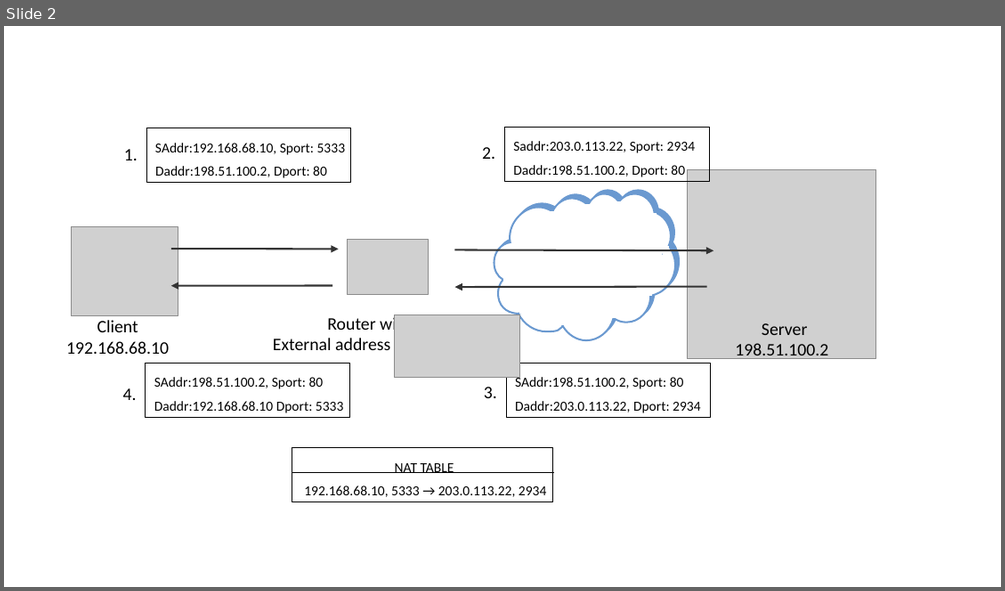
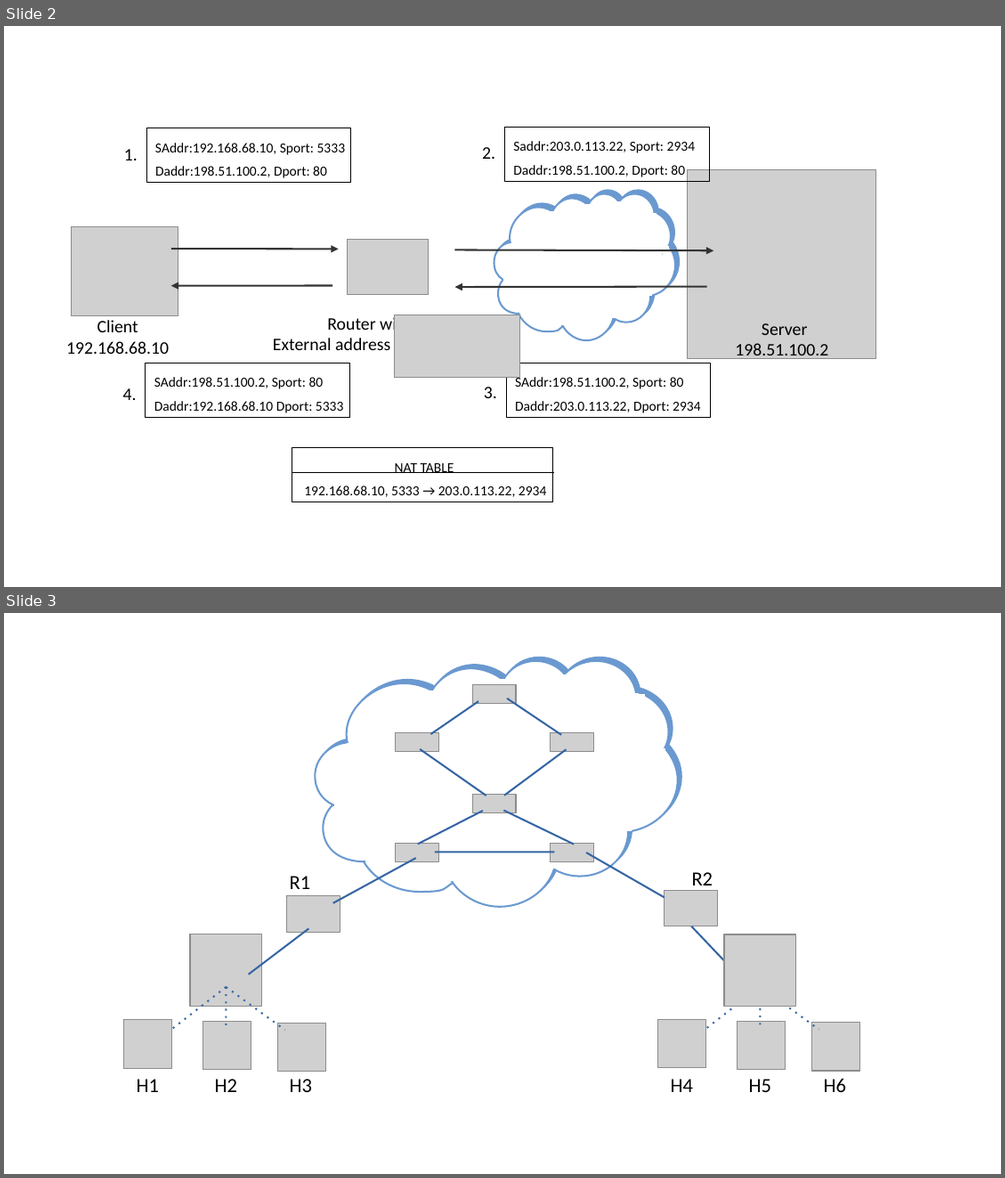
Before and after one commit to SystemsApproach/7E, a slide deck: federation/figures/federation.odp. Shown one above the other, each under a label of ours: slide 2 before the commit, slides 2 and 3 after it. The pictures are 1005x591 and 1005x1178 pixels, drawn with LibreOffice and Linux fonts; fonts in the diff are those of the drawing; grey boxes stand for pictures. Boxes give left, top, right and bottom in pixels: in the first picture for what was removed or moved away, otherwise in the second. Text is boxed around its words. In the diff, an @@ line names an element or a change of style, - is before the commit and + after.

```diff
--- a/federation/figures/federation.odp
+++ b/federation/figures/federation.odp
@@ slide 3 added at (4,613,1001,1174), background #FFFFFF @@
@@ group added at (316,661,678,907): 21 rectangles, 7 lines, 6 pictures, 1 freeform shape @@
@@ line added from (664, 897) to (587, 852), #3465A4 1.45 pt @@
@@ text added at (290,876,311,889), 16 pt, text #000000 @@
+R1
@@ line added from (333, 903) to (415, 858), #3465A4 1.45 pt @@
@@ text added at (692,872,713,892), 16 pt, text #000000 @@
+R2
@@ picture added at (286,896,340,933) @@
@@ picture added at (664,890,718,926) @@
@@ line added from (248, 974) to (309, 929), #3465A4 1.45 pt @@
@@ line added from (691, 926) to (735, 971), #3465A4 1.45 pt @@
@@ picture added at (190,934,262,1005) @@
@@ picture added at (724,934,795,1005) @@
@@ line added from (226, 987) to (172, 1030), #3465A4 1.45 pt dashed @@
@@ line added from (226, 987) to (285, 1030), #3465A4 1.45 pt dashed @@
@@ line added from (226, 987) to (226, 1030), #3465A4 1.45 pt dashed @@
@@ line added from (760, 987) to (706, 1028), #3465A4 1.45 pt dashed @@
@@ line added from (760, 987) to (819, 1030), #3465A4 1.45 pt dashed @@
@@ line added from (760, 987) to (760, 1028), #3465A4 1.45 pt dashed @@
@@ picture added at (124,1020,172,1068) @@
@@ picture added at (203,1021,251,1069) @@
@@ picture added at (278,1022,326,1070) @@
@@ picture added at (658,1019,706,1067) @@
@@ picture added at (736,1021,785,1069) @@
@@ picture added at (812,1022,859,1070) @@
@@ text added at (137,1078,159,1092), 16 pt, text #000000 @@
+H1
@@ text added at (215,1078,237,1092), 16 pt, text #000000 @@
+H2
@@ text added at (290,1078,312,1092), 16 pt, text #000000 @@
+H3
@@ text added at (671,1078,693,1092), 16 pt, text #000000 @@
+H4
@@ text added at (749,1078,771,1092), 16 pt, text #000000 @@
+H5
@@ text added at (824,1078,846,1092), 16 pt, text #000000 @@
+H6
```
Also in this commit, not shown: 2 other slides added, 7 other files.
